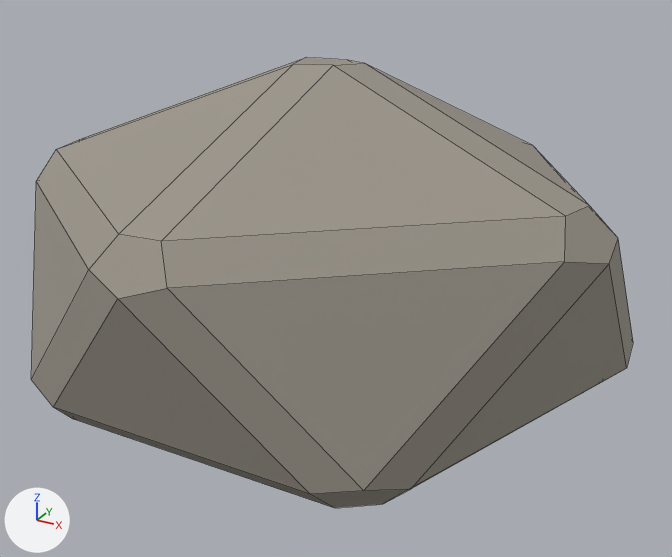
Renders of the FBX model Assets/Art/Models/Environment/Rock_A.fbx from each side of a commit.
Both versions are drawn from a camera (50 mm lens) standing at (0.352, -0.629, 0.429) and looking at (0.01, -0.006, 0.117). Every picture has the same lights, and +X, +Y and +Z are marked at lower left. The first picture is the older version. Mesh edges are drawn as thin lines. Where no turn or scale is listed for an object, it has been applied to the vertices.

Names of what the first picture shows: 'Rock_A'.
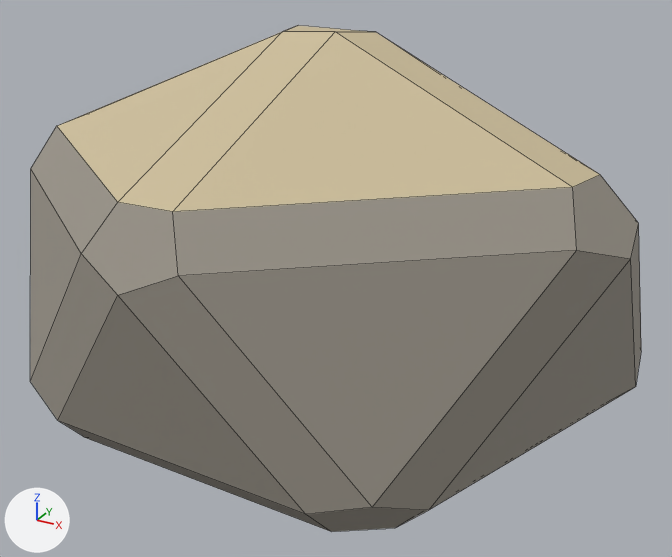
Changed parts and their boxes (x1, y1, x2, y2) in the pictures (672 x 557 px; the box of a moved part takes in the faces that stretch with it):
'Rock_A', reshaped, recoloured (13% taller)
    before: (31, 58, 633, 508)
    after: (30, 25, 641, 532)
part 1 of me_rock_a, moved or reshaped
    before: (31, 58, 633, 508)
    after: (30, 25, 641, 532)
part 2 of me_rock_a, recoloured
    before: (56, 58, 590, 216)
    after: (57, 25, 600, 212)

The change, as a list of edits to the scene's bpy script:
```text
Add mat_stone:
    mat_stone = principled_material('Stone')
    mat_stone.base_color = (0.61, 0.515, 0.328)  # beige #cdbe9b
    mat_stone.roughness = 0.8
Change me_rock_a:
    used by ob_rock_a; location = (0.0, 0.0, 0.0)
    remove me_rock_a.from_pydata(...)  # 58 vertices, 61 faces; spans x -0.223..0.241, y -0.242..0.258, z -0.022..0.296
    add me_rock_a.from_pydata(...)  # 58 vertices, 61 faces; spans x -0.227..0.255, y -0.247..0.263, z -0.04..0.322
    me_rock_a part 1: 58 of 58 vertices moved; they spanned x -0.223..0.241, y -0.242..0.258, z -0.022..0.296 and now span x -0.227..0.255, y -0.247..0.263, z -0.04..0.322; mean shift (0.001, -0.001, 0.002)
    me_rock_a part 2: all 11 faces centred in x -0.115..0.123, y -0.121..0.115, z 0.238..0.294 switch from mat_rock (grey #9b958a) to mat_stone (beige #cdbe9b)
```
